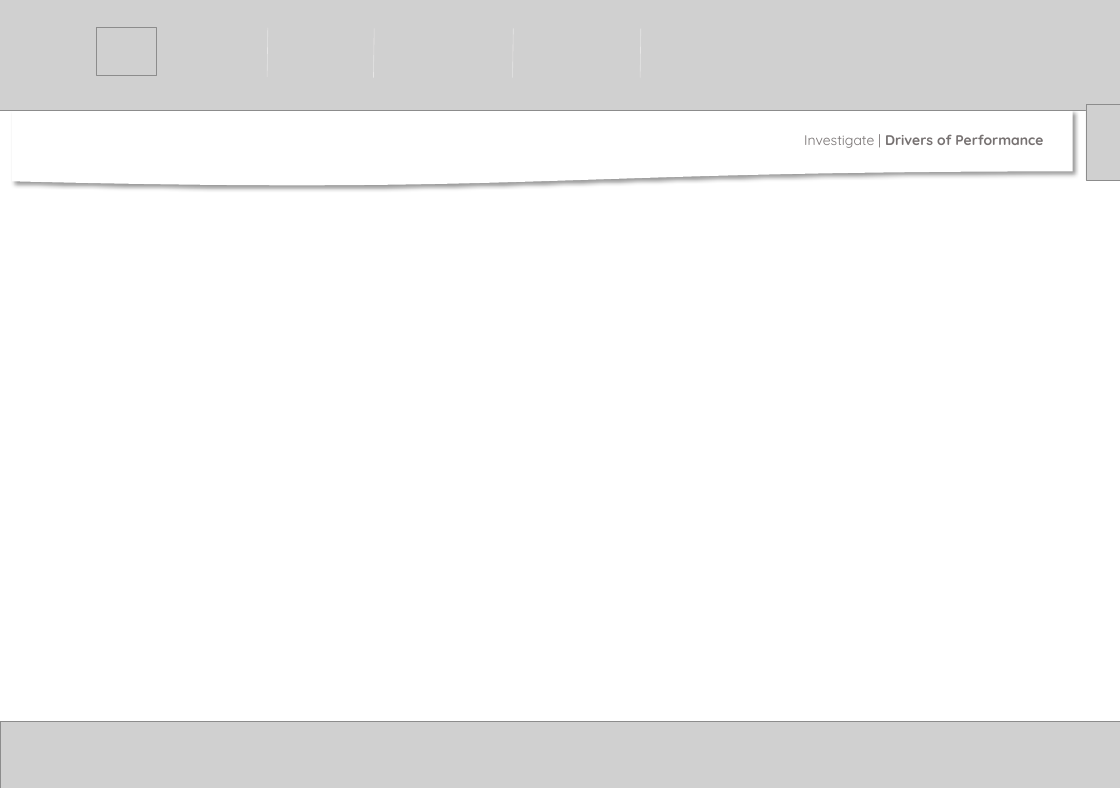
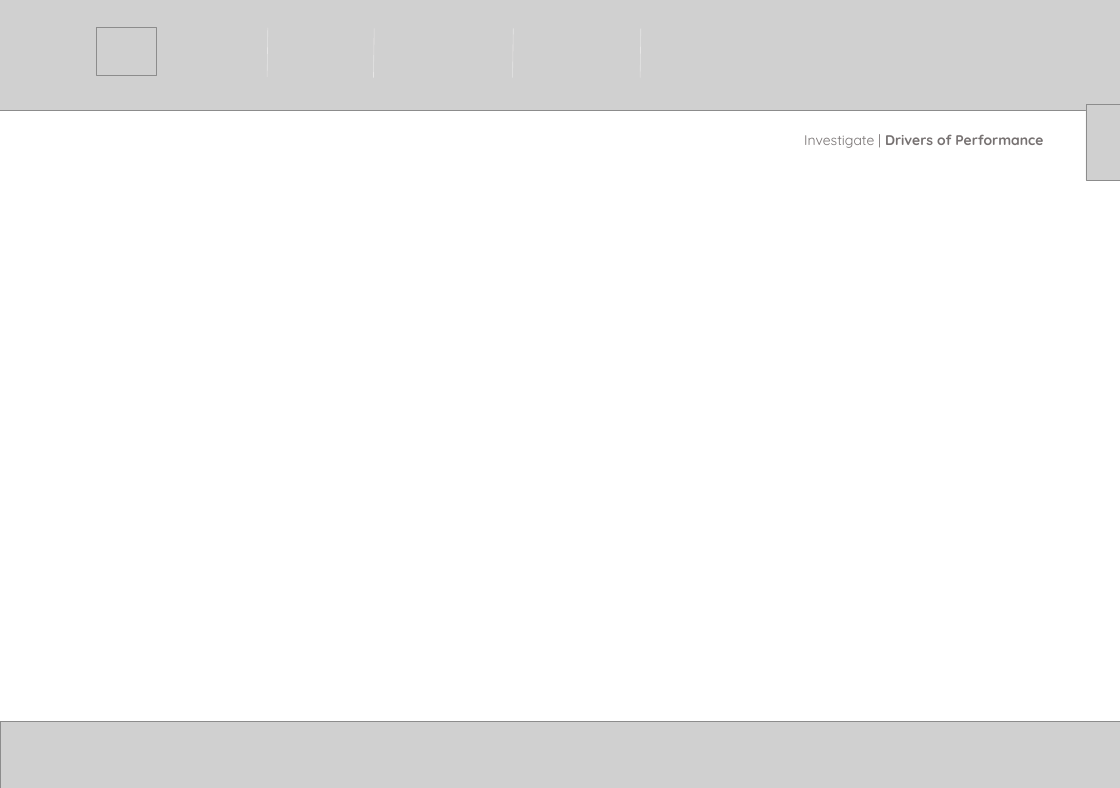
Before and after one commit to andhdo/0001_Eg_Unilever, a slide deck: slide 5 of unlvr_viz/BackGrounds/Final - V2.pptx. Drawn at 1120x788 pixels with LibreOffice and Linux fonts; fonts in the diff are those of the drawing; grey boxes stand for pictures. Boxes give left, top, right and bottom in pixels: in the first picture for what was removed or moved away, otherwise in the second. Text is boxed around its words. In the diff, an @@ line names an element or a change of style, - is before the commit and + after.

```diff
--- a/unlvr_viz/BackGrounds/Final - V2.pptx
+++ b/unlvr_viz/BackGrounds/Final - V2.pptx
@@ flow chart document removed at <box>12,111,1073,186</box> @@
```
Also in this commit, not shown: 7 other slides changed, 12 other files.
